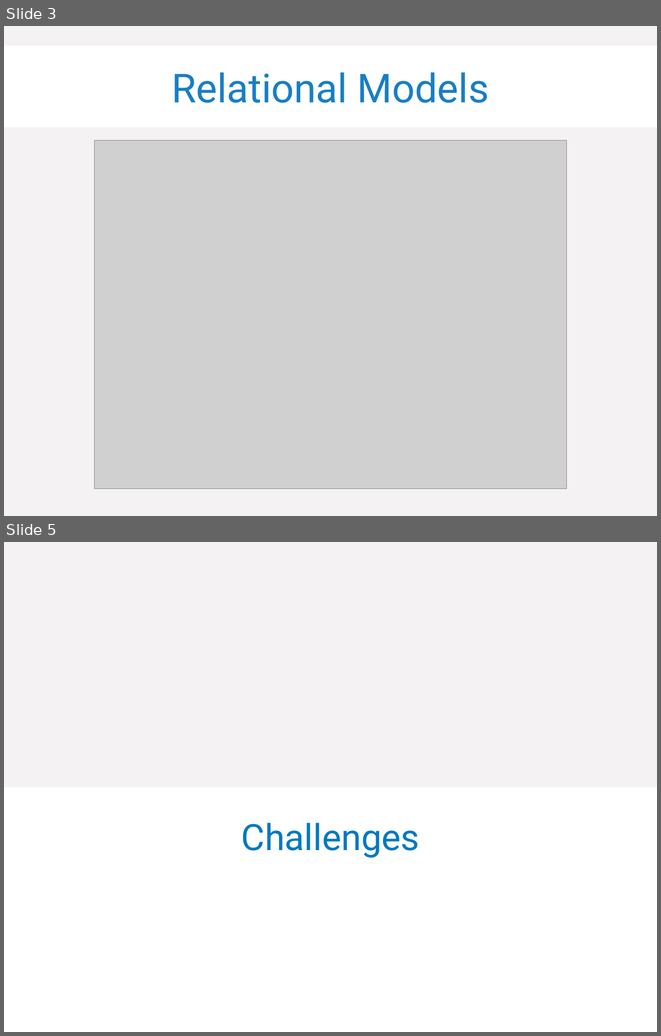
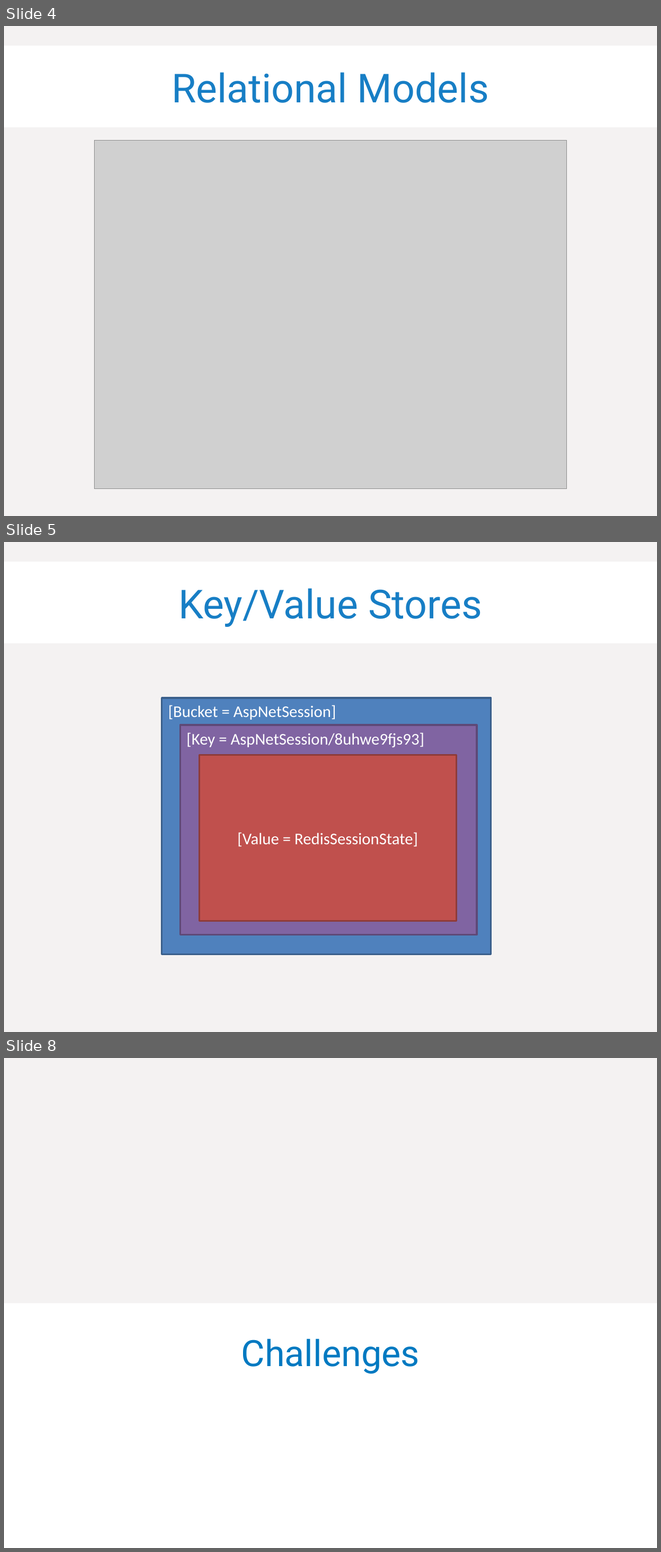
Before and after one commit to jbogard/presentations, a slide deck: polyglotpersistence/Real World Polyglot Persistence.pptx. Shown one above the other, each under a label of ours: slides 3 and 5 before the commit, slides 4, 5 and 8 after it; the slides between them are not shown. The pictures are 661x1036 and 661x1552 pixels, drawn with LibreOffice and Linux fonts; fonts in the diff are those of the drawing; grey boxes stand for pictures; background and template pictures are left out. Boxes give left, top, right and bottom in pixels: in the first picture for what was removed or moved away, otherwise in the second. Text is boxed around its words. In the diff, an @@ line names an element or a change of style, - is before the commit and + after.

```diff
--- a/polyglotpersistence/Real World Polyglot Persistence.pptx
+++ b/polyglotpersistence/Real World Polyglot Persistence.pptx
@@ slide 5 added at [4,542,657,1032], background #F4F2F2 @@
@@ title added at [4,562,657,643], fill #FFFFFF, 44 pt, text #177EC5 @@
+Key/Value Stores
@@ rectangle added at [162,698,491,955], fill #4F81BD, outline #3A5F8C 2 pt, 18 pt, text #FFFFFF @@
+[Bucket = AspNetSession]
@@ rectangle added at [180,725,477,934], fill #8064A2, outline #5F4A78 2 pt, 18 pt, text #FFFFFF @@
+[Key = AspNetSession/8uhwe9fjs93]
@@ rectangle added at [199,755,457,921], fill #C0504D, outline #8E3B39 2 pt, 18 pt, text #FFFFFF @@
+[Value = RedisSessionState]
@@ what was slide 3 is now slide 4 @@
@@ what was slide 5 is now slide 8 @@
```
Also in this commit, not shown: 1 slide changed, 2 other slides added.
